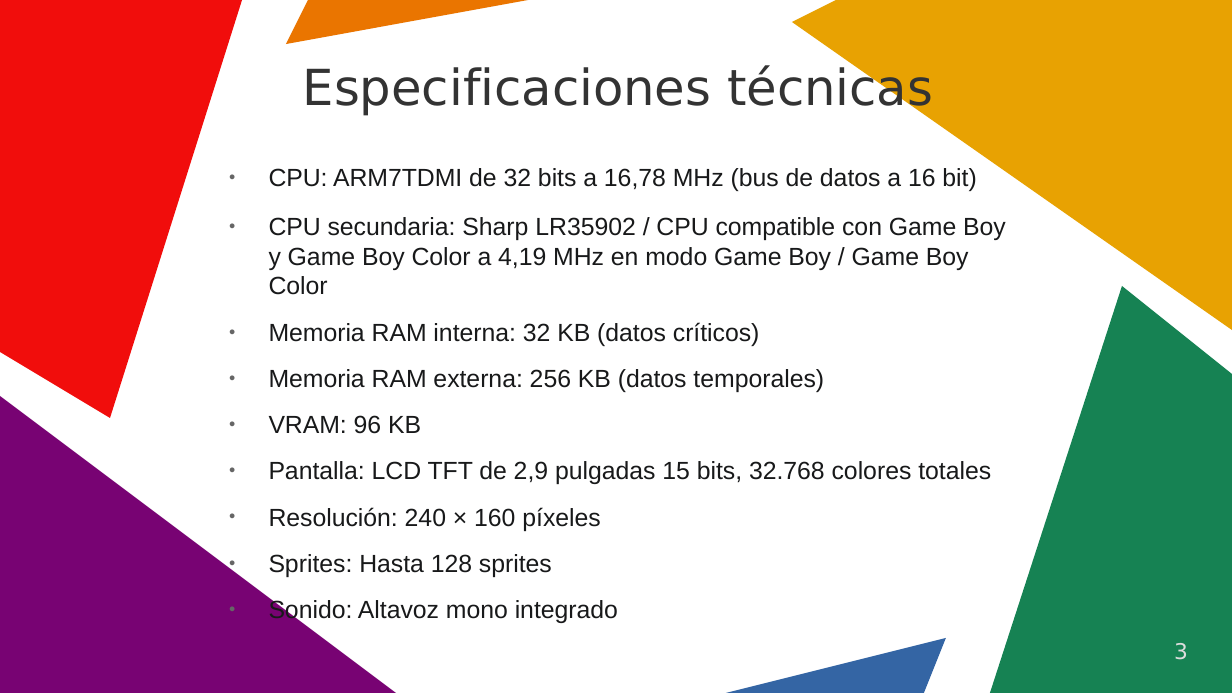
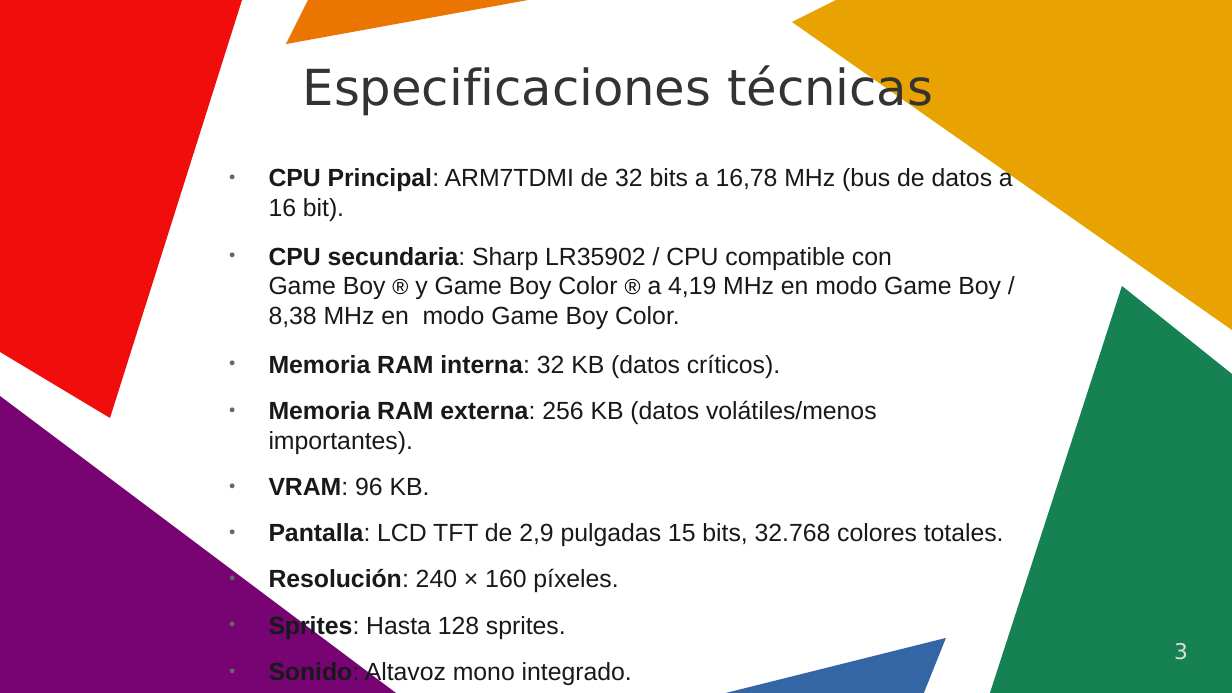
Before and after one commit to chrmargra/gba-development, a slide deck: slide 3 of Guides/Presentation.odp. Drawn at 1232x693 pixels with LibreOffice and Linux fonts; fonts in the diff are those of the drawing. Boxes give left, top, right and bottom in pixels: in the first picture for what was removed or moved away, otherwise in the second. Text is boxed around its words. In the diff, an @@ line names an element or a change of style, - is before the commit and + after.

```diff
--- a/Guides/Presentation.odp
+++ b/Guides/Presentation.odp
@@ text at (x1=269, y1=166, x2=1013, y2=592): text changed @@
-● CPU: ARM7TDMI de 32 bits a 16,78 MHz (bus de datos a 16 bit)
-● CPU secundaria: Sharp LR35902 / CPU compatible con Game Boy y Game Boy Color a 4,19 MHz en modo Game Boy / Game Boy Color
-● Memoria RAM interna: 32 KB (datos críticos)
-● Memoria RAM externa: 256 KB (datos temporales)
-● VRAM: 96 KB
-● Pantalla: LCD TFT de 2,9 pulgadas 15 bits, 32.768 colores totales
-● Resolución: 240 × 160 píxeles
-● Sprites: Hasta 128 sprites
-● Sonido: Altavoz mono integrado
+● CPU Principal: ARM7TDMI de 32 bits a 16,78 MHz (bus de datos a 16 bit).
+● CPU secundaria: Sharp LR35902 / CPU compatible con Game Boy ® y Game Boy Color ® a 4,19 MHz en modo Game Boy / 8,38 MHz en modo Game Boy Color.
+● Memoria RAM interna: 32 KB (datos críticos).
+● Memoria RAM externa: 256 KB (datos volátiles/menos importantes).
+● VRAM: 96 KB.
+● Pantalla: LCD TFT de 2,9 pulgadas 15 bits, 32.768 colores totales.
+● Resolución: 240 × 160 píxeles.
+● Sprites: Hasta 128 sprites.
+● Sonido: Altavoz mono integrado.
```
Also in this commit, not shown: 3 other slides changed, 3 slides added.
